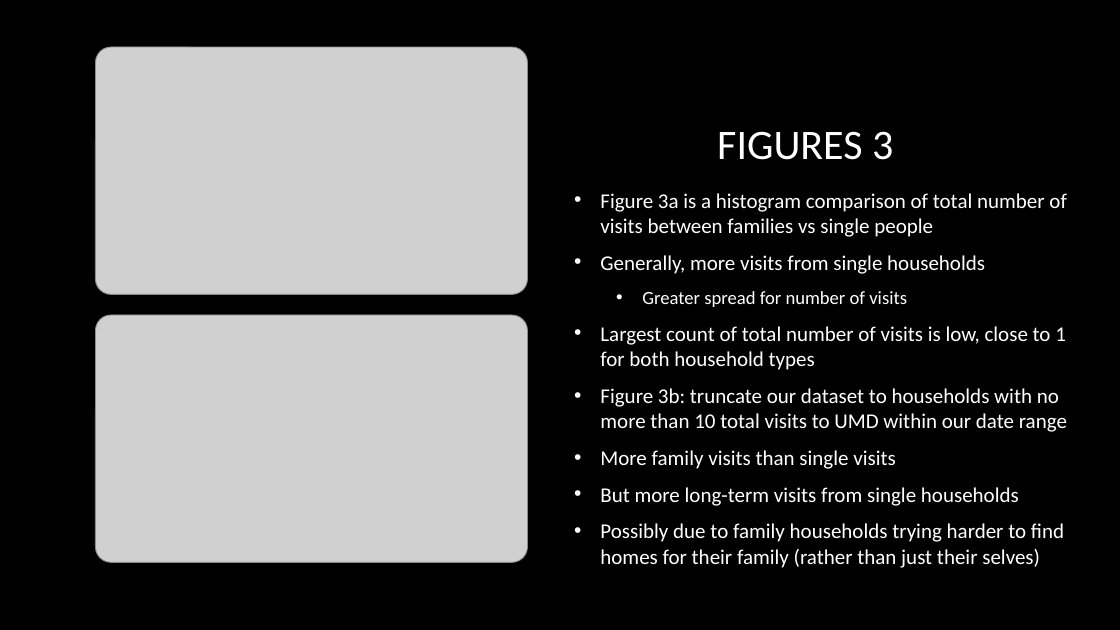
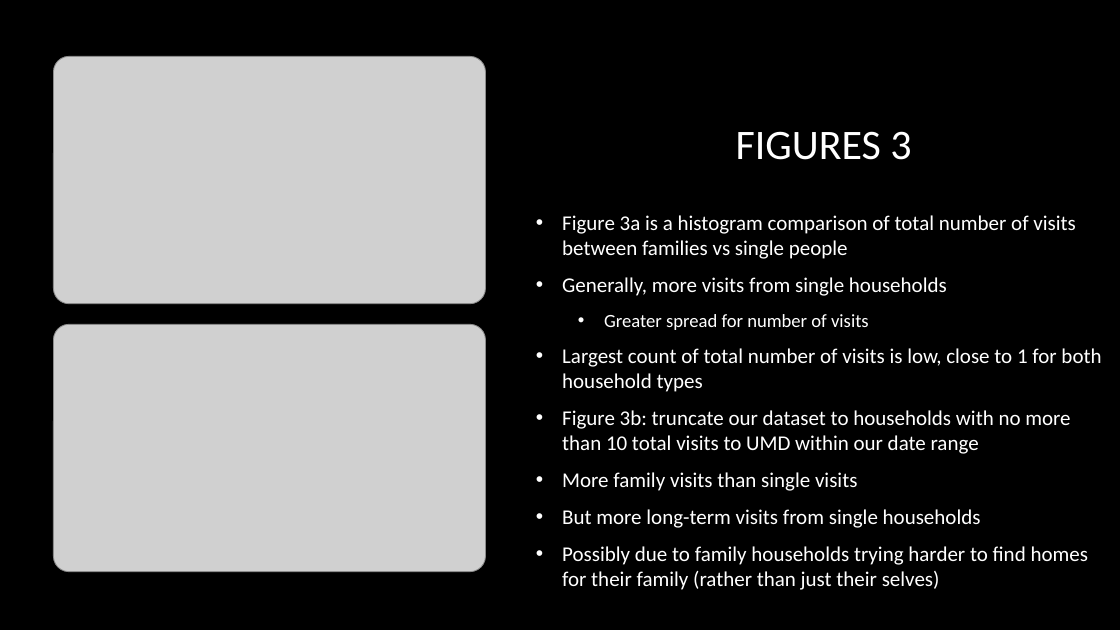
Before and after one commit to datasci611/bios611-projects-fall-2019-cwzhou, a slide deck: slide 8 of project_1/scripts/BIOS611_Project1_slides.pptx. Drawn at 1120x630 pixels with LibreOffice and Linux fonts; fonts in the diff are those of the drawing; grey boxes stand for pictures; background and template pictures are left out. Boxes give left, top, right and bottom in pixels: in the first picture for what was removed or moved away, otherwise in the second. Text is boxed around its words. In the diff, an @@ line names an element or a change of style, - is before the commit and + after.

```diff
--- a/project_1/scripts/BIOS611_Project1_slides.pptx
+++ b/project_1/scripts/BIOS611_Project1_slides.pptx
@@ picture: place and size @@
-picture at (96,47,528,294)
+picture at (54,56,486,303)
@@ title "FIGURES 3": place and size @@
-title "FIGURES 3" at (717,131,893,160)
+title "FIGURES 3" at (736,131,911,160)
@@ text "Figure 3a is a histogram ..." rewrapped from (600,193,1067,568) to (562,215,1101,590) @@
@@ picture: place and size @@
-picture at (96,315,528,562)
+picture at (54,324,486,571)
```
Also in this commit, not shown: 5 other slides changed, 1 other file.
